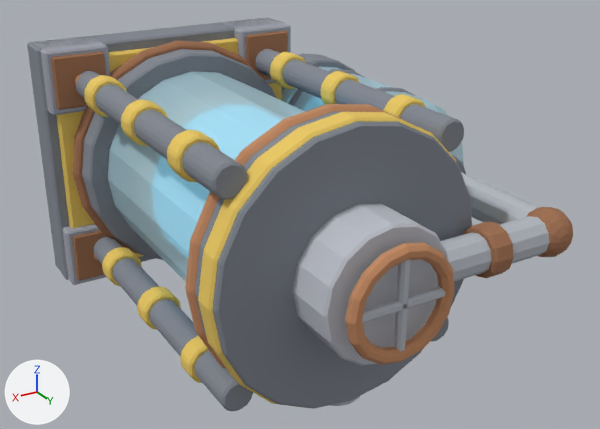
The FBX model Assets/GeneratedBaseItems/12_Water_Purifier_Station.fbx, before and after one commit.
Camera for both pictures: a 50 mm camera at (1.45, 3.28, 1.13) aimed at (0.0, 0.86, -0.08). The lights are fixed; the arrows at lower left show +X, +Y and +Z. The picture after the commit comes second.

The first picture shows '12_Water_Purifier_Station'.
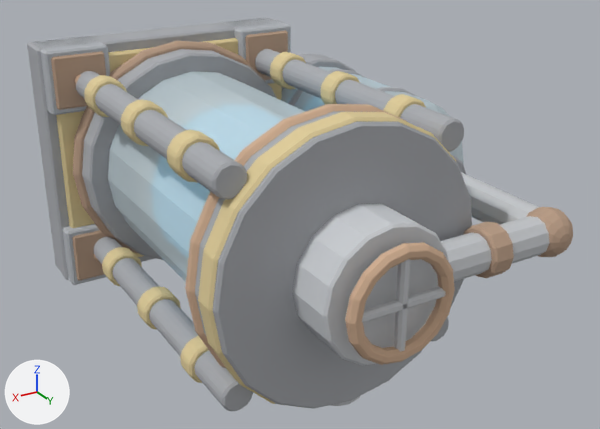
Boxes (x1, y1, x2, y2) around the edits, measured in the pictures (600 x 429 px):
'12_Water_Purifier_Station', recoloured, surface changed
    both: (27, 17, 573, 411)

The change, as a diff of the scene's bpy script:
```diff
--- a/Assets/GeneratedBaseItems/12_Water_Purifier_Station.fbx.py
+++ b/Assets/GeneratedBaseItems/12_Water_Purifier_Station.fbx.py
@@ mat_rust___deep_brown @@
 mat_rust___deep_brown = principled_material('Rust | deep brown')
-mat_rust___deep_brown.base_color = (0.35, 0.16, 0.08)  # brown #a06f50
+mat_rust___deep_brown.base_color = (0.487, 0.335, 0.237)  # beige #b99d86
 mat_rust___deep_brown.roughness = 0.96
@@ mat_iron___dark_forged_steel @@
 mat_iron___dark_forged_steel = principled_material('Iron | dark forged steel')
-mat_iron___dark_forged_steel.base_color = (0.22, 0.24, 0.28)  # grey #818690
+mat_iron___dark_forged_steel.base_color = (0.394, 0.407, 0.432)  # grey #a8abb0
 mat_iron___dark_forged_steel.roughness = 0.96
@@ mat_hazard___faded_amber @@
 mat_hazard___faded_amber = principled_material('Hazard | faded amber')
-mat_hazard___faded_amber.base_color = (0.82, 0.58, 0.12)  # yellow #eac861
+mat_hazard___faded_amber.base_color = (0.733, 0.603, 0.319)  # beige #decc99
 mat_hazard___faded_amber.roughness = 0.96
@@ mat_rust___orange_oxide @@
 mat_rust___orange_oxide = principled_material('Rust | orange oxide')
-mat_rust___orange_oxide.base_color = (0.54, 0.25, 0.12)  # orange #c28961
+mat_rust___orange_oxide.base_color = (0.626, 0.42, 0.281)  # beige #cfad90
 mat_rust___orange_oxide.roughness = 0.96
@@ mat_water___purified_cyan @@
 mat_water___purified_cyan = principled_material('Water | purified cyan')
-mat_water___purified_cyan.base_color = (0.18, 0.66, 0.88)  # cyan #76d4f1
-mat_water___purified_cyan.roughness = 0.96
-mat_water___purified_cyan.emission_color = (0.14, 0.58, 0.82)  # cyan #69c8ea
-mat_water___purified_cyan.emission_strength = 0.65
+mat_water___purified_cyan.base_color = (0.394, 0.695, 0.813)  # cyan #a8d9e9
+mat_water___purified_cyan.roughness = 0.94
+mat_water___purified_cyan.emission_color = (0.1, 0.42, 0.65)  # blue #59add3
+mat_water___purified_cyan.emission_strength = 0.45
@@ mat_titanium___bright_bevel @@
 mat_titanium___bright_bevel = principled_material('Titanium | bright bevel')
-mat_titanium___bright_bevel.base_color = (0.52, 0.54, 0.6)  # light grey #bfc2cb
-mat_titanium___bright_bevel.roughness = 0.96
+mat_titanium___bright_bevel.base_color = (0.611, 0.633, 0.662)  # light grey #cdd0d5
+mat_titanium___bright_bevel.roughness = 0.94
@@ mat_bone___infected_ivory @@
 mat_bone___infected_ivory = principled_material('Bone | infected ivory')
-mat_bone___infected_ivory.base_color = (0.74, 0.68, 0.54)  # pale yellow #dfd7c2
-mat_bone___infected_ivory.roughness = 0.96
+mat_bone___infected_ivory.base_color = (0.757, 0.721, 0.641)  # light grey #e2ddd1
+mat_bone___infected_ivory.roughness = 0.94
```
